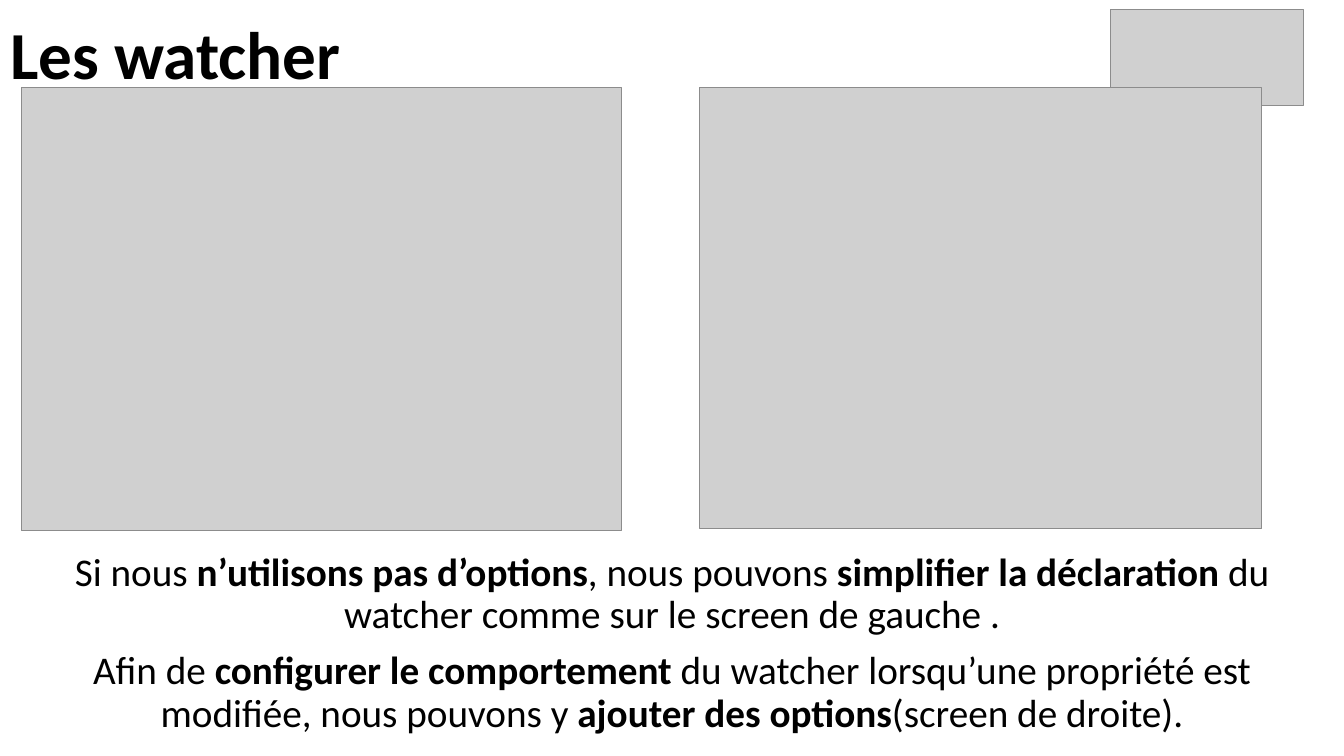
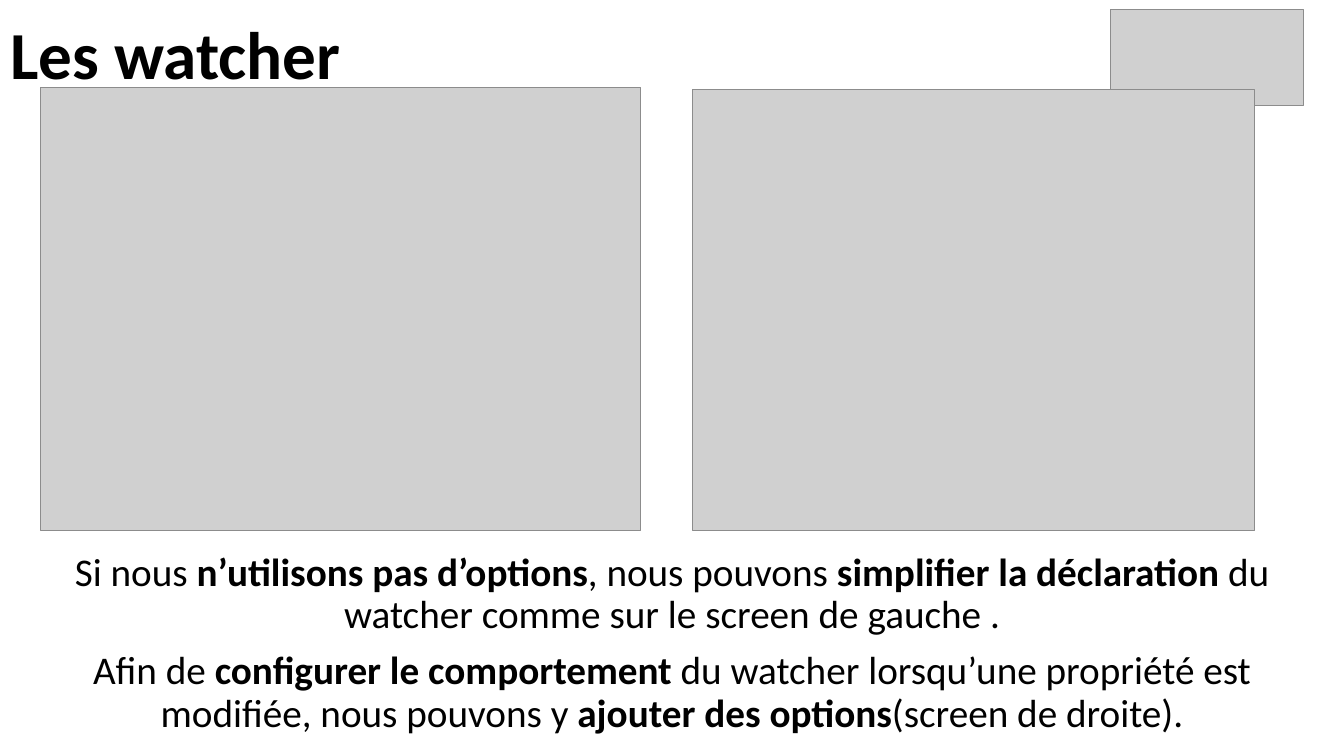
Before and after one commit to ArMb57/vueJs, a slide deck: slide 9 of cours.pptx. Drawn at 1344x756 pixels with LibreOffice and Linux fonts; fonts in the diff are those of the drawing; grey boxes stand for pictures. Boxes give left, top, right and bottom in pixels: in the first picture for what was removed or moved away, otherwise in the second. Text is boxed around its words. In the diff, an @@ line names an element or a change of style, - is before the commit and + after.

```diff
--- a/cours.pptx
+++ b/cours.pptx
@@ picture: place and size @@
-picture at (21,87,621,530)
+picture at (40,87,640,530)
@@ picture: place and size @@
-picture at (700,87,1262,528)
+picture at (693,89,1255,530)
```
Also in this commit, not shown: 2 other files.
